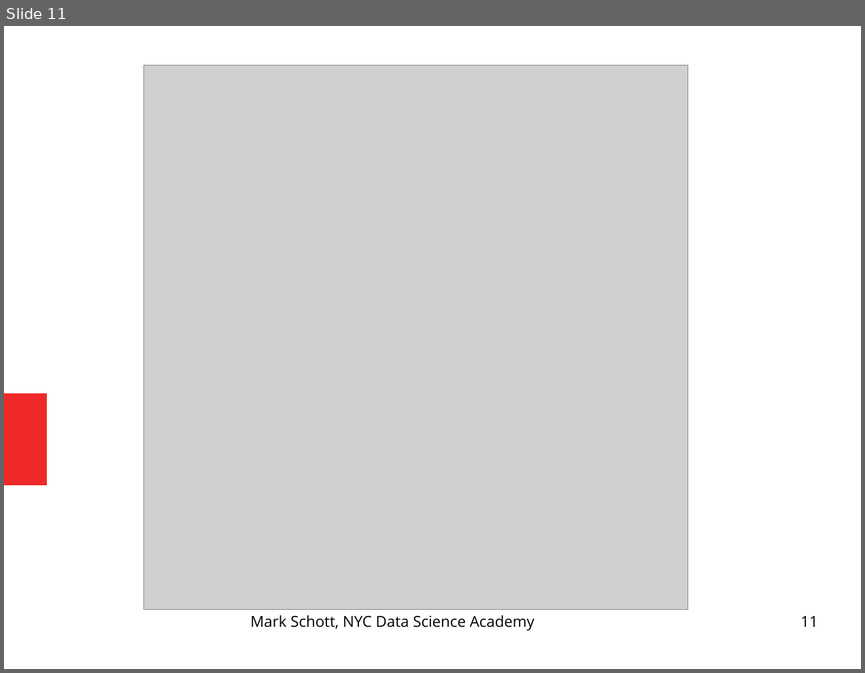
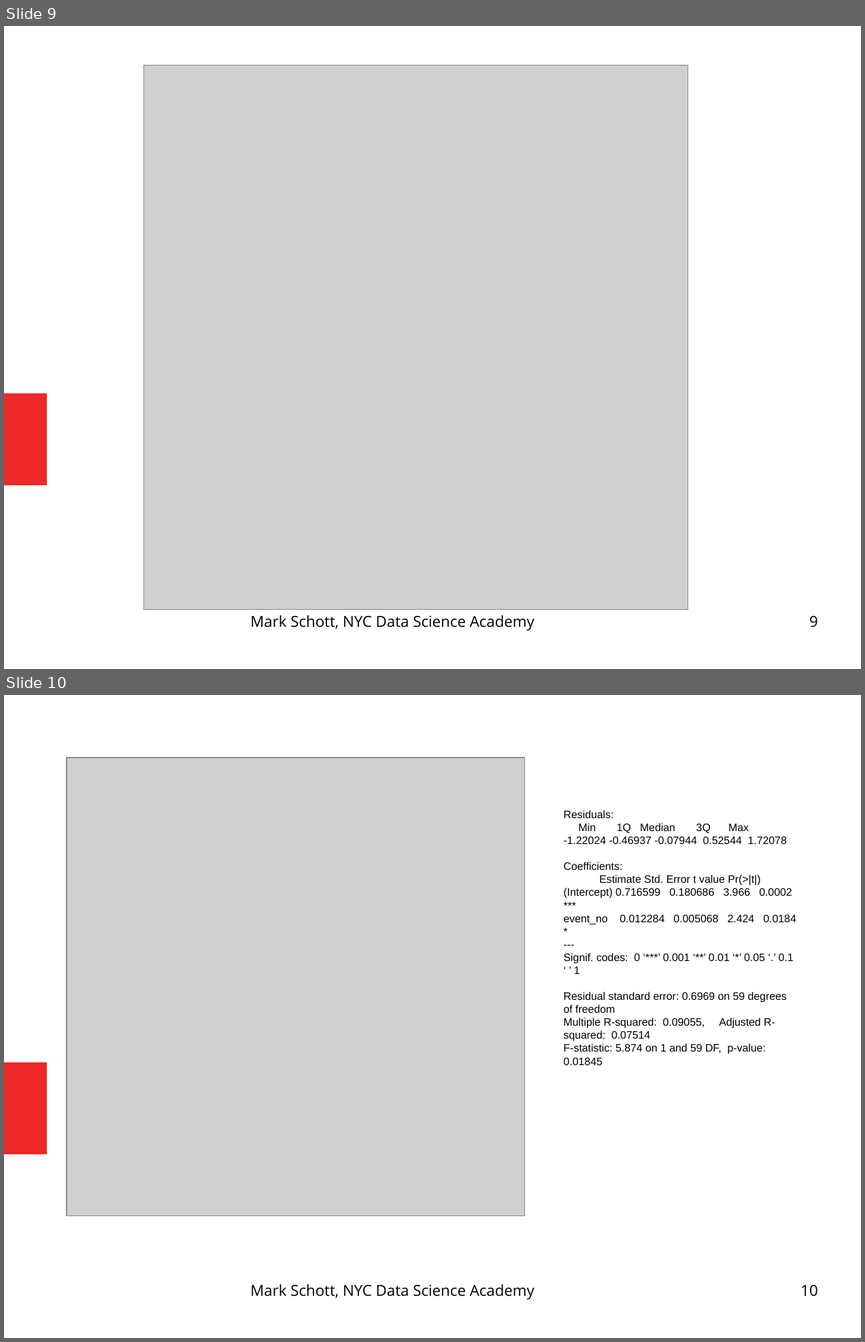
Before and after one commit to nycdatasci/bootcamp009_project, a slide deck: Project2-WebScraping/markschott/bitcoin/presentation/project2_mark_schott_prez.odp. Shown one above the other, each under a label of ours: slide 11 before the commit, slides 9 and 10 after it. The pictures are 865x673 and 865x1342 pixels, drawn with LibreOffice and Linux fonts; fonts in the diff are those of the drawing; grey boxes stand for pictures. Boxes give left, top, right and bottom in pixels: in the first picture for what was removed or moved away, otherwise in the second. Text is boxed around its words. In the diff, an @@ line names an element or a change of style, - is before the commit and + after.

Commit message:
Mark Schott project final clean up

```diff
--- a/Project2-WebScraping/markschott/bitcoin/presentation/project2_mark_schott_prez.odp
+++ b/Project2-WebScraping/markschott/bitcoin/presentation/project2_mark_schott_prez.odp
@@ slide 10 added at [4,695,861,1338], background #FFFFFF; not listed: 1 template element that a slide beside it also shows @@
@@ picture added at [66,757,525,1216] @@
@@ text added at [564,810,796,1065], 10 pt, text #000000 @@
+Residuals:
+Min 1Q Median 3Q Max
+-1.22024 -0.46937 -0.07944 0.52544 1.72078
+Coefficients:
+Estimate Std. Error t value Pr(>|t|)
+(Intercept) 0.716599 0.180686 3.966 0.0002 ***
+event_no 0.012284 0.005068 2.424 0.0184 *
+---
+Signif. codes: 0 ‘***’ 0.001 ‘**’ 0.01 ‘*’ 0.05 ‘.’ 0.1 ‘ ’ 1
+Residual standard error: 0.6969 on 59 degrees of freedom
+Multiple R-squared: 0.09055, Adjusted R-squared: 0.07514
+F-statistic: 5.874 on 1 and 59 DF, p-value: 0.01845
@@ text added at [250,1284,534,1299], 14 pt, text #000000 @@
+Mark Schott, NYC Data Science Academy
@@ page number added at [800,1285,817,1296], 14 pt, text #000000 @@
+10
@@ what was slide 11 is now slide 9 @@
@@ page number at [809,616,818,627]: text changed @@
-11
+9
```
Also in this commit, not shown: 12 slides changed, 2 other slides added, 1 slide removed, 45 other files.
